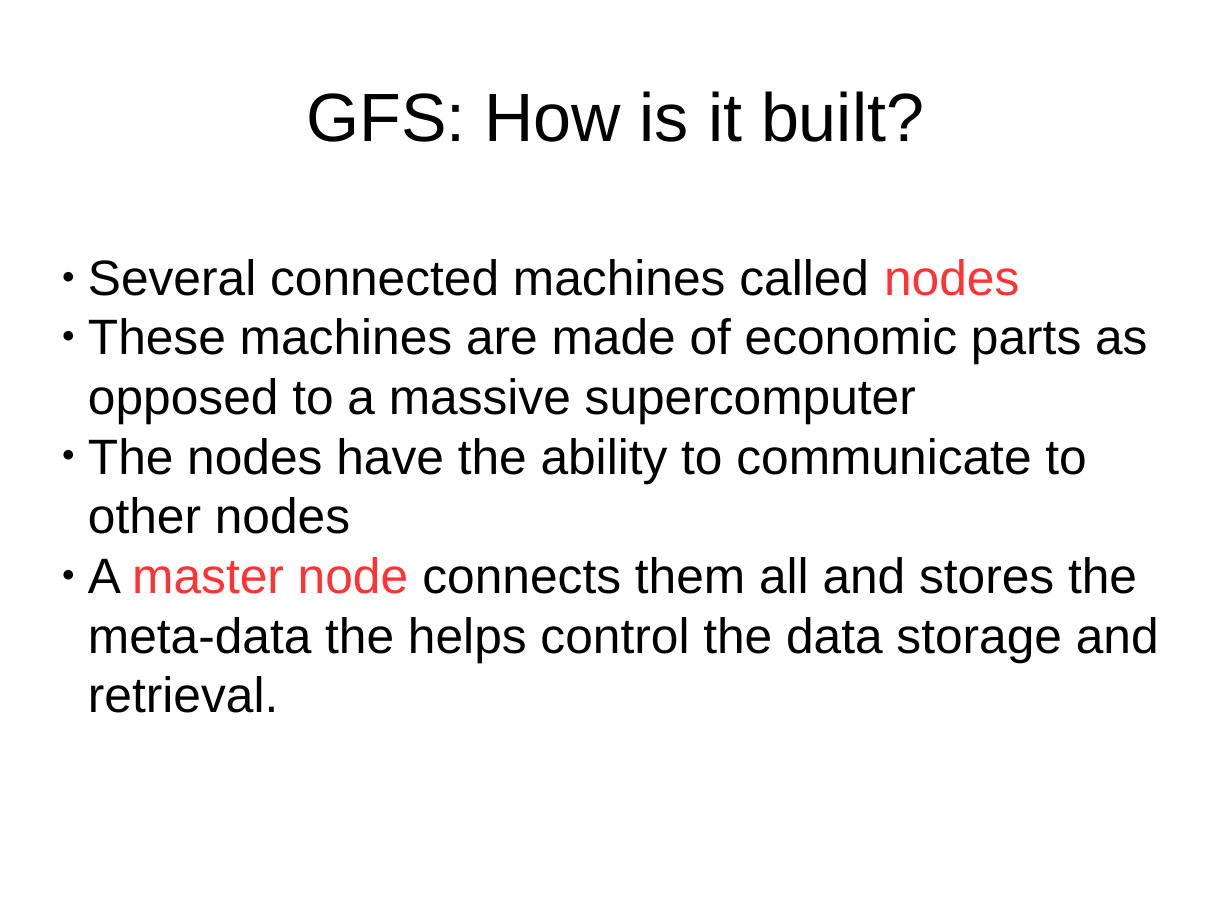
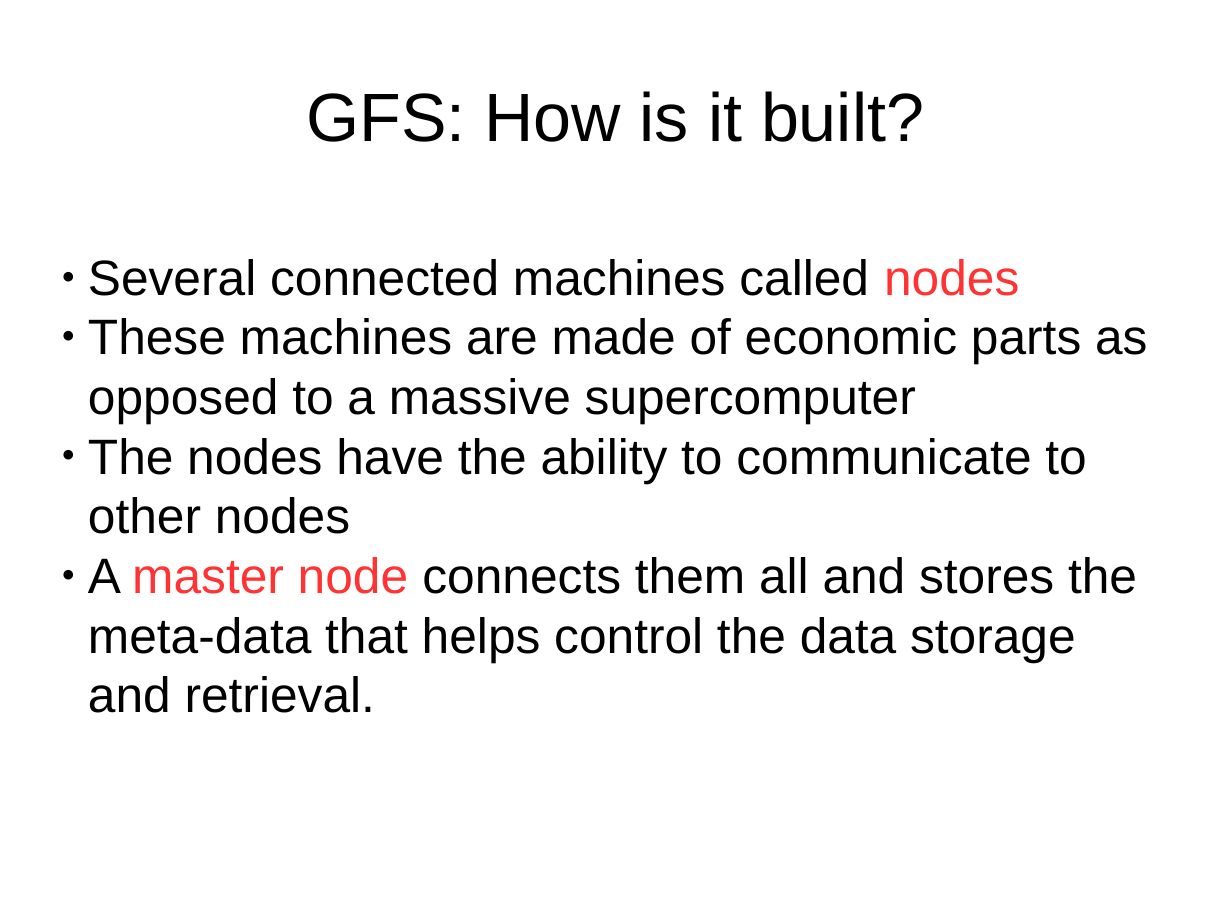
Before and after one commit to twcannon/MSDataSci, a slide deck: slide 4 of CSIS604/projects/assignment_4/assignment_4_ppt.pptx. Drawn at 1232x924 pixels with LibreOffice and Linux fonts; fonts in the diff are those of the drawing. Boxes give left, top, right and bottom in pixels: in the first picture for what was removed or moved away, otherwise in the second. Text is boxed around its words. In the diff, an @@ line names an element or a change of style, - is before the commit and + after.

```diff
--- a/CSIS604/projects/assignment_4/assignment_4_ppt.pptx
+++ b/CSIS604/projects/assignment_4/assignment_4_ppt.pptx
@@ text at box(88, 557, 1137, 713): text changed @@
-● A master node connects them all and stores the meta-data the helps control the data storage and retrieval.
+● A master node connects them all and stores the meta-data that helps control the data storage and retrieval.
```
Also in this commit, not shown: 11 other slides changed, 2 slides removed, 6 other files.
